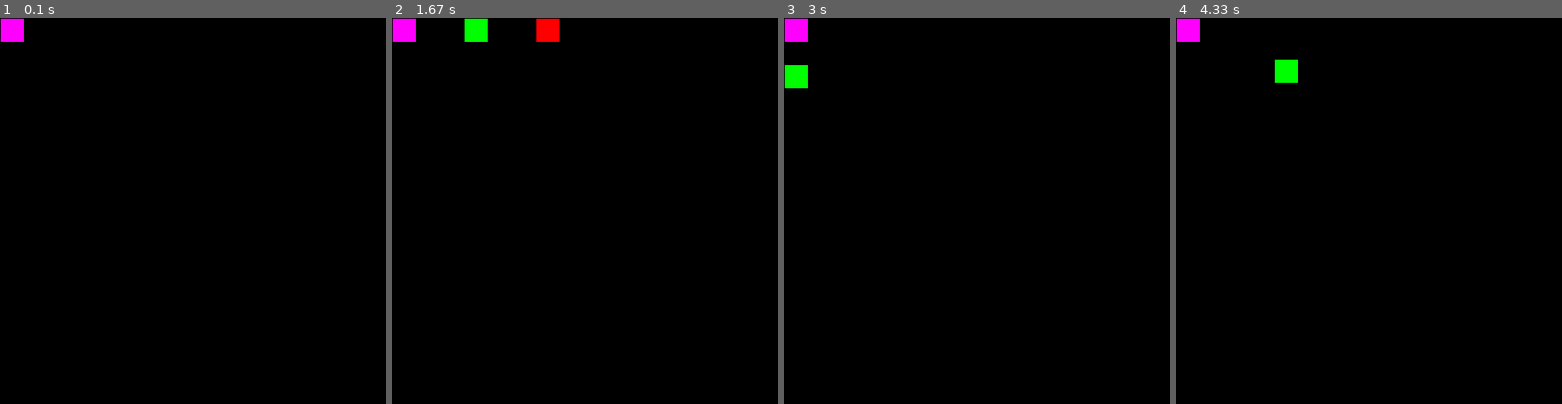
Above: before the commit, frames 1-4 (left to right).
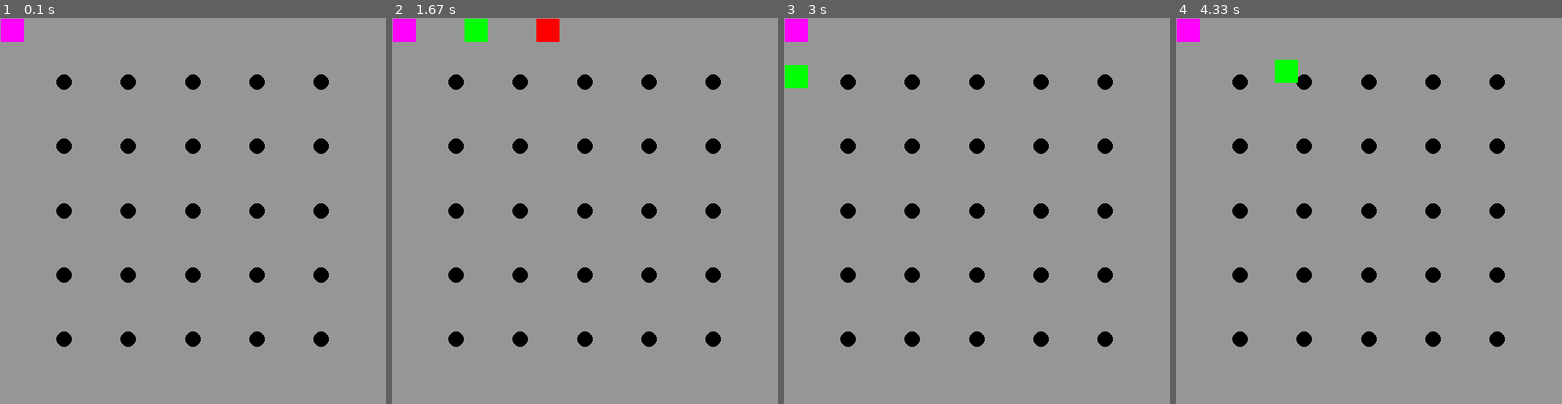
Above: after the commit, the same moments.

Repository: Dabaridu/python_pygame_fgc_game
Game: pygame game, started from ThisIsAGameYes.py
Two runs of this game, one before a commit and one after it. Both use one fixed random seed, a clock stepped at 60 frames per second and the inputs below.
Inputs:
- Up to frame 1 (0.1 s): no input
- Up to frame 2 (1.67 s): hold Right 0.33-0.8 s; hold Right 1.17-1.63 s; hold D 1.17-1.63 s
- Up to frame 3 (3 s): hold Left 1.67-2.2 s; hold A 1.67-2.2 s; hold Down 2.23-2.53 s; hold S 2.23-2.53 s; hold Left 2.57-2.97 s; hold A 2.57-2.97 s
- Up to frame 4 (4.33 s): hold Up 3-3.37 s; hold W 3-3.37 s; hold Right 3.4-4.03 s; hold D 3.4-4.03 s; hold Down from 4.07 s (still down); hold S from 4.07 s (still down)

The runs differ from the first frame. In frame 1, 97% of the frame differs, in the area x 0-100%, y 0-100%; in frame 2, 96%; in frame 3, 96%; in frame 4, 96%.

Commit message:
modified:   README.txt modified:   ThisIsAGameYes.py Idk how ? Neki se zajebavam s git, poglej v README

Diff:
--- a/ThisIsAGameYes.py
+++ b/ThisIsAGameYes.py
@@ -14,6 +14,12 @@
 blu = 0,255,0
 gren = 0,0,255
 pink = 255,0,255
+
+# basicfield graphic calculation
+center = [(resoLution[0]/2),(resoLution[1]/2)]
+gridSize = 6 #tiles!
+gridspacingx = (resoLution[0]/gridSize)
+gridspacingy = (resoLution[1]/gridSize)
 
 #nekdaj se implementira to... ker bo lažje, i guess
 conString1 = [pygame.K_UP,pygame.K_LEFT,pygame.K_DOWN,pygame.K_RIGHT]
@@ -52,7 +58,6 @@
         self.xpos = xpos
         self.ypos = ypos
         self.colour = colour
-        self.Drawn = Drawn
 
     def hide(self):
         self.Drawn = 0
@@ -60,7 +65,21 @@
     def show(self):
         self.Drawn = 1
 
+class junction:
+    def __init__(self, xpos, ypos, numRed, numBlu, tipe, claim = 0, coneNum = 0): #class junction tipe: ground, low, mid, high; 0-3
+        self.xpos = xpos
+        self.ypos = ypos
+        self.numRed = 0
+        self.numBlu = 0
+        self.tipe = tipe
+        self.tipe = claim
 
+    def addRed(self, amount):
+        self.numRed += amount
+        coneNUm += 1
+    def addBlu(self, amount):
+        self.numBlu += amount
+        coneNUm += 1
 
 #naredimo igralce za to igro
 player1 = player(0, 0, 1, red,  conString1)
@@ -108,8 +127,26 @@
             players[pCount].ypos -= 1
         pCount += 1
 
+    #field graphics:
     #drawing their commands, update screen
-    win.fill((0,0,0))  # Fills the screen with black
+    win.fill((150,150,150))  # Fills the screen with black
+
+    #drawing a grid of circles
+    gridcountx = 0 #sets a counter for x
+    gridDrawx = 0 #set grid start x
+    gridDrawy = 0 #set grid start y
+    while (gridcountx < 5):
+        gridDrawx += gridspacingx
+        gridcounty = 0 #sets gridcount for y
+        gridDrawy = 0
+        gridcountx += 1
+        while (gridcounty < 5):
+            gridDrawy += gridspacingy
+            pygame.draw.circle(win, (0,0,0), (gridDrawx,gridDrawy), 10)     # pygame.draw.circle(win, (0,0,0), (center[0], center[1]),10)
+            gridcounty += 1
+    #from grid to array ?
+
+
     # graphicly updating player position
     player1.update()
     player2.update()
Not shown, changed: README.txt
